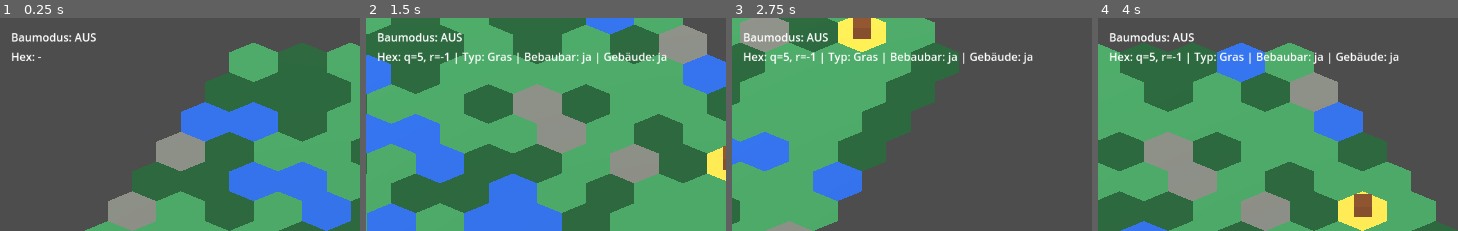
Above: before the commit, frames 1-4 (left to right).
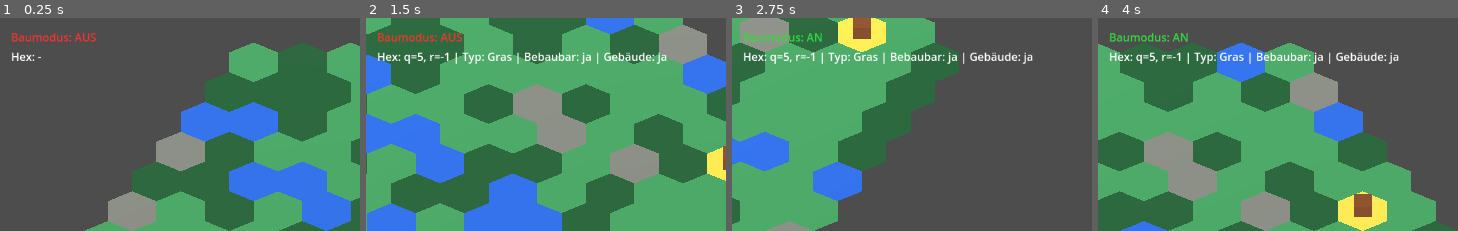
Above: after the commit, the same moments.

Repository: Ranu4922/CodexGame
Game: Godot game, scene res://scenes/Main.tscn
Two runs of this game, one before a commit and one after it. Both use one fixed random seed, a clock stepped at 60 frames per second and the inputs below.
Inputs (mouse positions are % of the whole screen's width and height, from its top left):
- Up to frame 1 (0.25 s): no input
- Up to frame 2 (1.5 s): tap Enter at 0.5 s; move the mouse to (80, 47) at 0.52 s; hold D 0.53-1.28 s; tap B at 0.6, 1.35 s; click (80, 47) at 0.67 s; move the mouse to (33, 58) at 1.27 s; hold S from 1.28 s (still down)
- Up to frame 3 (2.75 s): move the mouse to (66, 29) at 2.02 s; release S at 2.03 s; hold D from 2.03 s (still down); tap B at 2.1 s
- Up to frame 4 (4 s): move the mouse to (50, 74) at 2.77 s; release D at 2.78 s; hold W 2.78-3.53 s; tap B at 2.85, 3.6 s; click (50, 74) at 2.92 s; move the mouse to (89, 68) at 3.52 s; hold A from 3.53 s (still down)
The pictures show only the part of the screen within x 0-50%, y 0-50%; the shares and areas given below are measured in that part.

The runs differ from the first frame. In frame 1, 0.6% of the frame differs, in the area x 3-27%, y 7-12%; in frame 2, 0.6%; in frame 3, 0.6%; in frame 4, 0.6%.

Commit message:
Color build mode label

Diff:
--- a/scripts/game_world.gd
+++ b/scripts/game_world.gd
@@ -1,11 +1,14 @@
 extends Node3D
 
 @onready var hex_grid: Node3D = $HexGrid
+@onready var build_mode_label: Label = $CanvasLayer/BuildModeLabel
 @onready var coordinate_label: Label = $CanvasLayer/CoordinateLabel
 
 
 func _ready() -> void:
 	hex_grid.hex_selected.connect(_on_hex_selected)
+	hex_grid.build_mode_changed.connect(_on_build_mode_changed)
+	_on_build_mode_changed(false)
 
 
 func _on_hex_selected(q: int, r: int, tile_type: String, buildable: bool, has_building: bool) -> void:
@@ -18,3 +21,11 @@
 		buildable_text,
 		building_text
 	]
+
+
+func _on_build_mode_changed(enabled: bool) -> void:
+	build_mode_label.text = "Baumodus: %s" % ("AN" if enabled else "AUS")
+	build_mode_label.add_theme_color_override(
+		"font_color",
+		Color(0.20, 0.85, 0.25) if enabled else Color(0.95, 0.20, 0.18)
+	)
